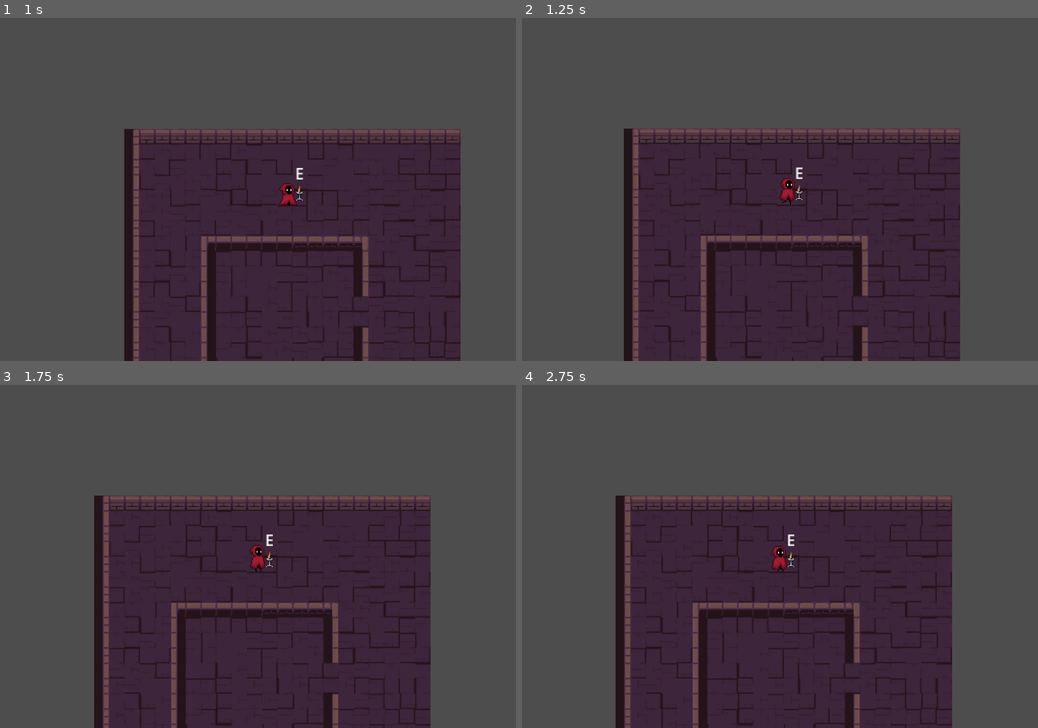
Above: before the commit, frames 1-4 (two rows, left to right).
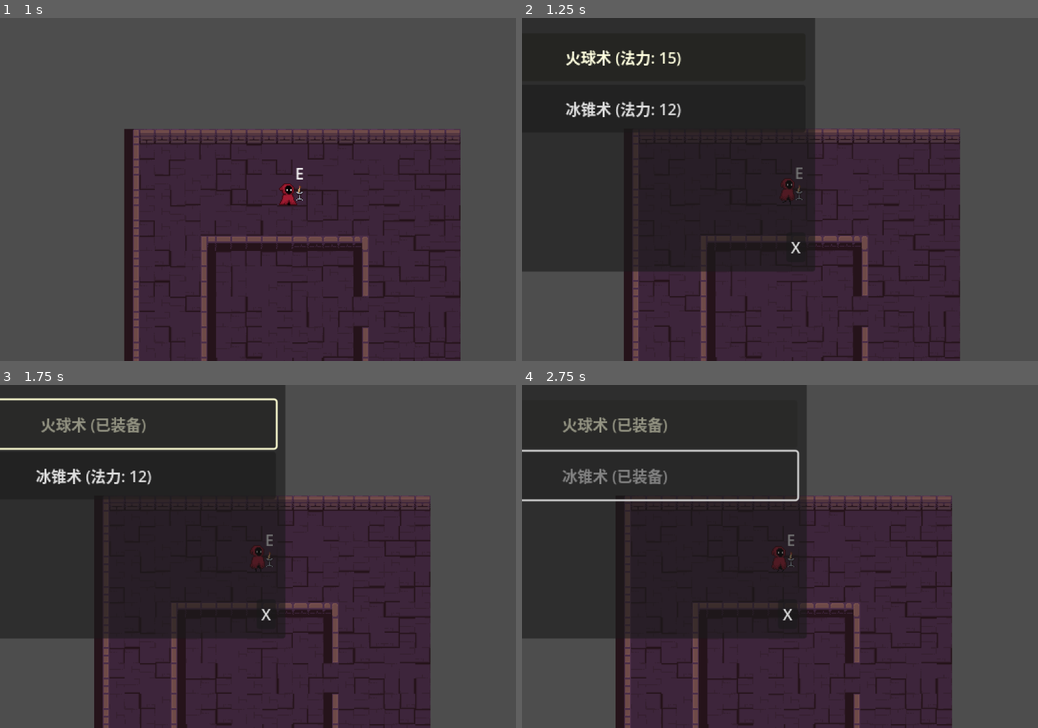
Above: after the commit, the same moments.

Repository: pp-ghost/wizard
Game: Godot game, scene res://scence/prepareroom.tscn
The game is run twice, just before and just after one commit, with the same random seed, the same clock (stepped at 60 frames per second) and the same inputs.
Inputs (mouse positions are in pixels of both pictures, inside the frame that each line leads up to):
- Up to frame 1 (1 s): tap Enter (ui_accept) at 0.5, 0.77 s; hold Right (ui_right) from 0.53 s (still down); tap E at 0.6 s; tap 0 at 0.8 s
- Up to frame 2 (1.25 s): keep holding Right (ui_right); tap Enter (ui_accept) at 1.07 s
- Up to frame 3 (1.75 s): release Right (ui_right) at 1.25 s; click (103, 422) at 1.25 s, where only the run after the commit has a clickable "火球术 (法力: 15)"
- Up to frame 4 (2.75 s): click (614, 474) at 2 s, where only the run after the commit has a clickable "冰锥术 (法力: 12)"

Frame 1 is identical in both runs. In frame 2, 29% of the frame differs, in the area x 0-57%, y 0-74%; in frame 3, 27%; in frame 4, 27%.

Commit message:
add spell

Diff:
--- a/scence/prepareroom.tscn
+++ b/scence/prepareroom.tscn
@@ -1,10 +1,11 @@
-[gd_scene load_steps=12 format=4 uid="uid://dfsij536tx622"]
+[gd_scene load_steps=13 format=4 uid="uid://dfsij536tx622"]
 
 [ext_resource type="Texture2D" uid="uid://due2ll10x67vy" path="res://asset/Dungeon_Tileset.png" id="1_pqeb8"]
 [ext_resource type="Texture2D" uid="uid://l2h8nxr4pafs" path="res://asset/player1.png" id="2_n64i8"]
 [ext_resource type="PackedScene" uid="uid://bu1blwum7plry" path="res://scence/player.tscn" id="3_fhu00"]
 [ext_resource type="Script" uid="uid://bftectopr1vtv" path="res://scripts/camera_2d.gd" id="4_gy1ph"]
 [ext_resource type="Script" uid="uid://xyfgng1bdyba" path="res://scripts/SpellSelectionAltar.gd" id="5_n64i8"]
+[ext_resource type="Script" uid="uid://biwrjop0fu38c" path="res://scripts/spells/game_spell_library.gd" id="6_fhu00"]
 
 [sub_resource type="TileSetAtlasSource" id="TileSetAtlasSource_6hf1b"]
 texture = ExtResource("1_pqeb8")
@@ -298,3 +299,6 @@
 offset_right = 36.0
 offset_bottom = -9.0
 text = "E"
+
+[node name="GameSpellLibrary" type="Node" parent="."]
+script = ExtResource("6_fhu00")
--- /dev/null
+++ b/scence/spell_selection_ui.tscn
@@ -0,0 +1,64 @@
+[gd_scene load_steps=2 format=4 uid="uid://bq8x70a00a1b2"]
+
+[ext_resource type="Script" path="res://scripts/ui/spell_selection_ui.gd" id="1_ui_script"]
+
+[node name="SpellSelectionUI" type="Control"]
+layout_mode = 3
+anchors_preset = 15
+anchor_right = 1.0
+anchor_bottom = 1.0
+script = ExtResource("1_ui_script")
+
+[node name="Background" type="ColorRect" parent="."]
+layout_mode = 1
+anchors_preset = 15
+anchor_right = 1.0
+anchor_bottom = 1.0
+color = Color(0, 0, 0, 0.7)
+
+[node name="MainPanel" type="Panel" parent="."]
+layout_mode = 1
+anchors_preset = 8
+anchor_left = 0.5
+anchor_top = 0.5
+anchor_right = 0.5
+anchor_bottom = 0.5
+offset_left = -200.0
+offset_top = -150.0
+offset_right = 200.0
+offset_bottom = 150.0
+
+[node name="Title" type="Label" parent="MainPanel"]
+layout_mode = 1
+anchors_preset = 5
+anchor_left = 0.5
+anchor_right = 0.5
+offset_left = -50.0
+offset_top = 10.0
+offset_right = 50.0
+offset_bottom = 40.0
+text = "选择法术"
+horizontal_alignment = 1
+
+[node name="SpellList" type="VBoxContainer" parent="MainPanel"]
+layout_mode = 1
+anchors_preset = 15
+anchor_right = 1.0
+anchor_bottom = 1.0
+offset_left = 10.0
+offset_top = 50.0
+offset_right = -10.0
+offset_bottom = -10.0
+
+[node name="CloseButton" type="Button" parent="MainPanel"]
+layout_mode = 1
+anchors_preset = 3
+anchor_left = 1.0
+anchor_top = 1.0
+anchor_right = 1.0
+anchor_bottom = 1.0
+offset_left = -30.0
+offset_top = -30.0
+offset_right = -10.0
+offset_bottom = -10.0
+text = "X"
--- a/scripts/SpellSelectionAltar.gd
+++ b/scripts/SpellSelectionAltar.gd
@@ -14,14 +14,52 @@
 	body_exited.connect(_on_body_exited)
 	interaction_label.visible = false
 
+	# 连接法术库信号
+	connect_to_spell_library()
+
 	# 调试输出：Altar已初始化
 	print("SpellSelectionAltar: 法术选择祭坛已初始化")
 
+# 连接到法术库信号
+func connect_to_spell_library():
+	var game_library = GameSpellLibrary.instance
+	if game_library:
+		# 连接法术装备信号
+		game_library.spell_equipped.connect(_on_spell_equipped)
+		game_library.spell_unequipped.connect(_on_spell_unequipped)
+		game_library.spell_loadout_changed.connect(_on_spell_loadout_changed)
+		print("SpellSelectionAltar: 已连接到法术库信号")
+	else:
+		print("SpellSelectionAltar: 警告 - 未找到法术库，将在下次尝试连接")
+
+# 断开法术库信号连接
+func disconnect_from_spell_library():
+	var game_library = GameSpellLibrary.instance
+	if game_library:
+		game_library.spell_equipped.disconnect(_on_spell_equipped)
+		game_library.spell_unequipped.disconnect(_on_spell_unequipped)
+		game_library.spell_loadout_changed.disconnect(_on_spell_loadout_changed)
+		print("SpellSelectionAltar: 已断开法术库信号连接")
+
 func _input(event):
+	# 调试：显示所有按键输入
+	if event is InputEventKey and event.pressed:
+		print("SpellSelectionAltar: 检测到按键 - ", event.keycode, " 玩家在范围内: ", player_in_range)
+
 	# 检测E键按下
-	if event.is_action_pressed("ui_accept") and player_in_range:
-		print("SpellSelectionAltar: 玩家按下了E键，准备打开法术选择界面")
-		open_spell_selection()
+	if (event.is_action_pressed("ui_accept") or (event is InputEventKey and event.pressed and event.keycode == KEY_E)) and player_in_range:
+		# 检查是否已经有法术选择界面打开
+		var existing_ui = get_tree().current_scene.get_node_or_null("SpellSelectionUI")
+		if existing_ui:
+			print("SpellSelectionAltar: 关闭已打开的法术选择界面")
+			existing_ui.queue_free()
+		else:
+			print("SpellSelectionAltar: 玩家按下了E键，准备打开法术选择界面")
+			open_spell_selection()
+	elif event is InputEventKey and event.pressed and event.keycode == KEY_E:
+		print("SpellSelectionAltar: 检测到E键，但玩家不在范围内")
+	elif player_in_range:
+		print("SpellSelectionAltar: 玩家在范围内，等待E键输入...")
 
 func _on_body_entered(body):
 	# 检查进入的是否是玩家
@@ -56,8 +94,36 @@
 	else:
 		print("SpellSelectionAltar: 警告 - 未找到Label节点")
 
+# 信号处理函数
+func _on_spell_equipped(spell: SpellData):
+	print("SpellSelectionAltar: 法术已装备 - ", spell.spell_name)
+
+func _on_spell_unequipped(spell: SpellData):
+	print("SpellSelectionAltar: 法术已卸下 - ", spell.spell_name)
+
+func _on_spell_loadout_changed():
+	print("SpellSelectionAltar: 法术装备配置已更改")
+
 func open_spell_selection():
 	# 打开法术选择界面
 	print("SpellSelectionAltar: 正在打开法术选择界面...")
-	# 这里将添加打开法术选择界面的逻辑
-	print("SpellSelectionAltar: 法术选择界面已打开")
+
+	# 获取全局法术库
+	var game_library = GameSpellLibrary.instance
+	if game_library:
+		# 创建法术选择UI
+		var ui_scene = preload("res://scence/spell_selection_ui.tscn")
+		var ui_instance = ui_scene.instantiate()
+
+		# 设置节点名称，方便后续查找
+		ui_instance.name = "SpellSelectionUI"
+
+		# 添加到场景
+		get_tree().current_scene.add_child(ui_instance)
+
+		# 显示UI
+		ui_instance.show_ui()
+
+		print("SpellSelectionAltar: 法术选择界面已打开")
+	else:
+		print("SpellSelectionAltar: 错误 - 未找到全局法术库")
--- /dev/null
+++ b/scripts/spells/game_spell_library.gd
@@ -0,0 +1,70 @@
+class_name GameSpellLibrary
+extends Node
+
+# 单例模式
+static var instance: GameSpellLibrary
+
+# 法术库和玩家装备
+var spell_library: SpellLibrary
+var player_loadout: PlayerSpellLoadout
+
+# 信号定义
+signal spell_equipped(spell: SpellData)
+signal spell_unequipped(spell: SpellData)
+signal spell_loadout_changed()
+
+func _ready():
+	if instance == null:
+		instance = self
+		initialize_library()
+	else:
+		queue_free()
+
+# 初始化法术库
+func initialize_library():
+	spell_library = SpellLibrary.new()
+	player_loadout = PlayerSpellLoadout.new()
+	print("GameSpellLibrary: 全局法术库已初始化")
+
+# 获取法术库
+func get_spell_library() -> SpellLibrary:
+	return spell_library
+
+# 获取玩家装备
+func get_player_loadout() -> PlayerSpellLoadout:
+	return player_loadout
+
+# 获取可用法术
+func get_available_spells() -> Array[SpellData]:
+	return spell_library.get_available_spells()
+
+# 装备法术
+func equip_spell(spell: SpellData) -> bool:
+	var success = player_loadout.equip_spell(spell)
+	if success:
+		spell_equipped.emit(spell)
+		spell_loadout_changed.emit()
+	return success
+
+# 卸下法术
+func unequip_spell(spell: SpellData) -> bool:
+	var success = player_loadout.unequip_spell(spell)
+	if success:
+		spell_unequipped.emit(spell)
+		spell_loadout_changed.emit()
+	return success
+
+# 获取装备的法术
+func get_equipped_spells() -> Array[SpellData]:
+	return player_loadout.get_equipped_spells()
+
+# 为未来自定义功能预留的接口
+func add_custom_spell(spell: SpellData):
+	spell_library.add_custom_spell(spell)
+
+func remove_custom_spell(spell_id: String):
+	spell_library.remove_custom_spell(spell_id)
+
+func get_custom_spells() -> Array[SpellData]:
+	# 这里可以返回玩家自定义的法术
+	return []
--- /dev/null
+++ b/scripts/spells/player_spell_loadout.gd
@@ -0,0 +1,48 @@
+class_name PlayerSpellLoadout
+extends Resource
+
+# 装备的法术
+@export var equipped_spells: Array[SpellData] = []
+# 最大装备数量
+@export var max_spells: int = 4
+
+# 装备法术
+func equip_spell(spell: SpellData) -> bool:
+	if can_equip_spell(spell):
+		equipped_spells.append(spell)
+		print("PlayerSpellLoadout: 装备法术 - ", spell.spell_name)
+		return true
+	return false
+
+# 卸下法术
+func unequip_spell(spell: SpellData) -> bool:
+	var index = equipped_spells.find(spell)
+	if index != -1:
+		equipped_spells.remove_at(index)
+		print("PlayerSpellLoadout: 卸下法术 - ", spell.spell_name)
+		return true
+	return false
+
+# 检查是否可以装备
+func can_equip_spell(spell: SpellData) -> bool:
+	return equipped_spells.size() < max_spells and not is_spell_equipped(spell)
+
+# 检查法术是否已装备
+func is_spell_equipped(spell: SpellData) -> bool:
+	return spell in equipped_spells
+
+# 获取装备的法术
+func get_equipped_spells() -> Array[SpellData]:
+	return equipped_spells.duplicate()
+
+# 清空装备
+func clear_equipped():
+	equipped_spells.clear()
+	print("PlayerSpellLoadout: 清空所有装备法术")
+
+# 为未来自定义功能预留的接口
+func set_max_spells(new_max: int):
+	max_spells = new_max
+
+func get_available_slots() -> int:
+	return max_spells - equipped_spells.size()
--- /dev/null
+++ b/scripts/spells/spell_data.gd
@@ -0,0 +1,35 @@
+class_name SpellData
+extends Resource
+
+# 法术基本信息
+@export var spell_id: String
+@export var spell_name: String
+@export var spell_icon: Texture2D
+
+# 法术属性
+@export var mana_cost: int = 10
+@export var cooldown_time: float = 1.0
+@export var damage: int = 20
+@export var speed: float = 200.0
+@export var range: float = 100.0
+@export var is_unlocked: bool = true
+
+
+
+# 构造函数
+func _init():
+	pass
+
+# 检查是否可以施放
+func can_cast(current_mana: int) -> bool:
+	return current_mana >= mana_cost and is_unlocked
+
+# 获取法术信息字符串
+func get_info_string() -> String:
+	var info = "名称: " + spell_name + "\n"
+	info += "法力消耗: " + str(mana_cost) + "\n"
+	info += "冷却时间: " + str(cooldown_time) + "秒\n"
+	info += "伤害: " + str(damage) + "\n"
+	info += "速度: " + str(speed) + "\n"
+	info += "射程: " + str(range) + "\n"
+	return info
--- /dev/null
+++ b/scripts/spells/spell_library.gd
@@ -0,0 +1,69 @@
+class_name SpellLibrary
+extends Resource
+
+# 所有可用法术
+@export var all_spells: Array[SpellData] = []
+
+func _init():
+	initialize_spells()
+
+# 初始化所有法术
+func initialize_spells():
+	# 创建火球术
+	create_fire_ball()
+	# 创建冰锥术
+	create_ice_shard()
+
+	print("SpellLibrary: 法术库已初始化，共有 ", all_spells.size(), " 个法术")
+
+# 创建火球术
+func create_fire_ball():
+	var fire_ball = SpellData.new()
+	fire_ball.spell_id = "fire_ball"
+	fire_ball.spell_name = "火球术"
+	fire_ball.spell_icon = load("res://asset/magic/fire.png")
+	fire_ball.mana_cost = 15
+	fire_ball.cooldown_time = 1.5
+	fire_ball.damage = 25
+	fire_ball.speed = 300.0
+	fire_ball.range = 200.0
+	fire_ball.is_unlocked = true
+
+	all_spells.append(fire_ball)
+
+
+# 创建冰锥术
+func create_ice_shard():
+	var ice_shard = SpellData.new()
+	ice_shard.spell_id = "ice_shard"
+	ice_shard.spell_name = "冰锥术"
+	ice_shard.spell_icon = load("res://asset/magic/ice.png")
+	ice_shard.mana_cost = 12
+	ice_shard.cooldown_time = 1.2
+	ice_shard.damage = 20
+	ice_shard.speed = 250.0
+	ice_shard.range = 150.0
+	ice_shard.is_unlocked = true
+
+	all_spells.append(ice_shard)
+
+# 获取法术
+func get_spell_by_id(spell_id: String) -> SpellData:
+	for spell in all_spells:
+		if spell.spell_id == spell_id:
+			return spell
+	return null
+
+# 获取所有可用法术
+func get_available_spells() -> Array[SpellData]:
+	return all_spells.duplicate()
+
+
+# 为未来自定义功能预留的接口
+func add_custom_spell(spell: SpellData):
+	all_spells.append(spell)
+
+func remove_custom_spell(spell_id: String):
+	var spell = get_spell_by_id(spell_id)
+	if spell:
+		all_spells.erase(spell)
--- /dev/null
+++ b/scripts/ui/spell_selection_ui.gd
@@ -0,0 +1,179 @@
+extends Control
+
+# UI节点引用
+@onready var spell_list: VBoxContainer = $MainPanel/SpellList
+@onready var close_button: Button = $MainPanel/CloseButton
+
+# 法术库引用
+var game_library: GameSpellLibrary
+var available_spells: Array[SpellData] = []
+
+# 输入处理
+var current_selected_index: int = 0
+var max_selected_index: int = 0
+
+func _ready():
+	# 连接按钮信号
+	close_button.pressed.connect(_on_close_pressed)
+
+	# 获取法术库
+	game_library = GameSpellLibrary.instance
+	if game_library:
+		load_available_spells()
+		create_spell_buttons()
+		initialize_input_handling()
+	else:
+		print("SpellSelectionUI: 错误 - 未找到法术库")
+
+# 初始化输入处理
+func initialize_input_handling():
+	max_selected_index = available_spells.size() - 1
+	current_selected_index = 0
+	update_selection_visual()
+
+# 输入处理
+func _input(event):
+	if not visible:
+		return
+
+	# ESC键关闭界面
+	if event.is_action_pressed("ui_cancel"):
+		_on_close_pressed()
+		return
+
+	# 方向键导航
+	if event.is_action_pressed("ui_up"):
+		navigate_up()
+	elif event.is_action_pressed("ui_down"):
+		navigate_down()
+
+	# 确认键选择法术
+	if event.is_action_pressed("ui_accept"):
+		select_current_spell()
+
+	# 数字键快速选择
+	if event is InputEventKey and event.pressed:
+		var key_num = event.keycode - KEY_0
+		if key_num >= 1 and key_num <= available_spells.size():
+			select_spell_by_index(key_num - 1)
+
+# 向上导航
+func navigate_up():
+	current_selected_index = max(0, current_selected_index - 1)
+	update_selection_visual()
+	print("SpellSelectionUI: 选择上一个法术，索引: ", current_selected_index)
+
+# 向下导航
+func navigate_down():
+	current_selected_index = min(max_selected_index, current_selected_index + 1)
+	update_selection_visual()
+	print("SpellSelectionUI: 选择下一个法术，索引: ", current_selected_index)
+
+# 选择当前法术
+func select_current_spell():
+	if current_selected_index >= 0 and current_selected_index < available_spells.size():
+		var selected_spell = available_spells[current_selected_index]
+		_on_spell_selected(selected_spell)
+
+# 通过索引选择法术
+func select_spell_by_index(index: int):
+	if index >= 0 and index < available_spells.size():
+		current_selected_index = index
+		update_selection_visual()
+		select_current_spell()
+
+# 更新选择视觉效果
+func update_selection_visual():
+	for i in range(spell_list.get_child_count()):
+		var button = spell_list.get_child(i)
+		if i == current_selected_index:
+			# 高亮当前选择
+			button.modulate = Color(1.2, 1.2, 1.0, 1.0)  # 黄色高亮
+		else:
+			# 恢复正常颜色
+			button.modulate = Color.WHITE
+
+# 加载可用法术
+func load_available_spells():
+	available_spells = game_library.get_available_spells()
+	print("SpellSelectionUI: 加载了 ", available_spells.size(), " 个可用法术")
+
+# 创建法术按钮
+func create_spell_buttons():
+	# 清空现有按钮
+	for child in spell_list.get_children():
+		child.queue_free()
+
+	# 为每个法术创建按钮
+	for spell in available_spells:
+		create_spell_button(spell)
+
+# 创建单个法术按钮
+func create_spell_button(spell: SpellData):
+	var button = Button.new()
+	button.text = spell.spell_name + " (法力: " + str(spell.mana_cost) + ")"
+	button.custom_minimum_size = Vector2(300, 50)
+
+	# 连接按钮信号
+	button.pressed.connect(_on_spell_selected.bind(spell))
+
+	# 添加到列表
+	spell_list.add_child(button)
+
+	print("SpellSelectionUI: 创建法术按钮 - ", spell.spell_name)
+
+# 法术选择处理
+func _on_spell_selected(spell: SpellData):
+	print("SpellSelectionUI: 玩家选择了法术 - ", spell.spell_name)
+
+	# 尝试装备法术
+	if game_library:
+		var success = game_library.equip_spell(spell)
+		if success:
+			print("SpellSelectionUI: 法术装备成功 - ", spell.spell_name)
+			# 更新按钮状态
+			update_spell_buttons()
+		else:
+			print("SpellSelectionUI: 法术装备失败 - ", spell.spell_name)
+
+# 更新法术按钮状态
+func update_spell_buttons():
+	var equipped_spells = game_library.get_equipped_spells()
+
+	for i in range(spell_list.get_child_count()):
+		var button = spell_list.get_child(i)
+		var spell = available_spells[i]
+
+		if spell in equipped_spells:
+			button.text = spell.spell_name + " (已装备)"
+			button.disabled = true
+		else:
+			button.text = spell.spell_name + " (法力: " + str(spell.mana_cost) + ")"
+			button.disabled = false
+
+	# 更新选择视觉效果
+	update_selection_visual()
+
+# 关闭UI
+func _on_close_pressed():
+	print("SpellSelectionUI: 关闭法术选择界面")
+	queue_free()
+
+# 显示UI
+func show_ui():
+	visible = true
+	update_spell_buttons()
+	show_instructions()
+
+# 隐藏UI
+func hide_ui():
+	visible = false
+
+# 显示操作说明
+func show_instructions():
+	print("=== 法术选择界面操作说明 ===")
+	print("↑↓ 方向键: 选择法术")
+	print("Enter/E键: 装备选中的法术")
+	print("1-9数字键: 快速选择法术")
+	print("ESC键: 关闭界面")
+	print("================================")
Not shown, added: scripts/spells/game_spell_library.gd.uid
Not shown, added: scripts/spells/player_spell_loadout.gd.uid
Not shown, added: scripts/spells/spell_data.gd.uid
Not shown, added: scripts/spells/spell_library.gd.uid
Not shown, added: scripts/ui/spell_selection_ui.gd.uid
